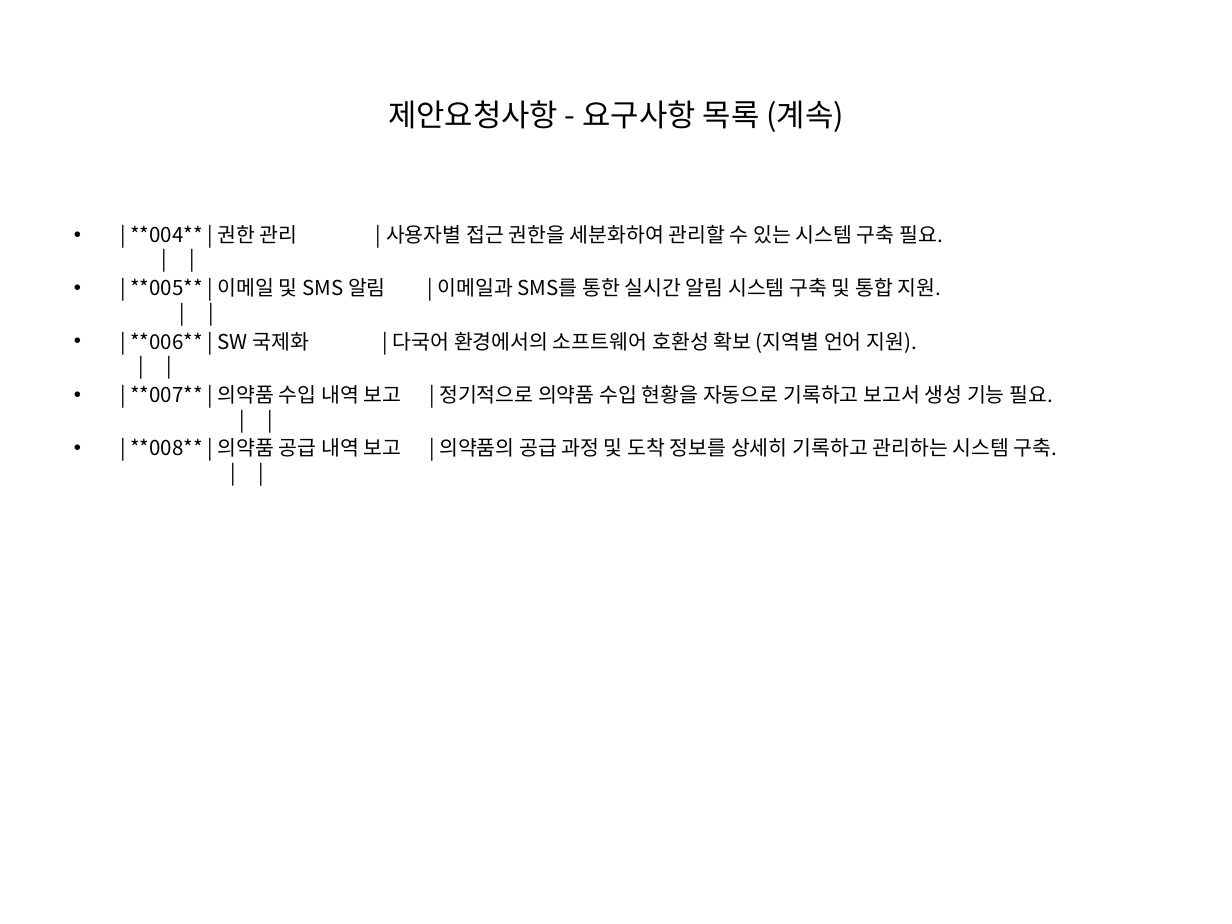
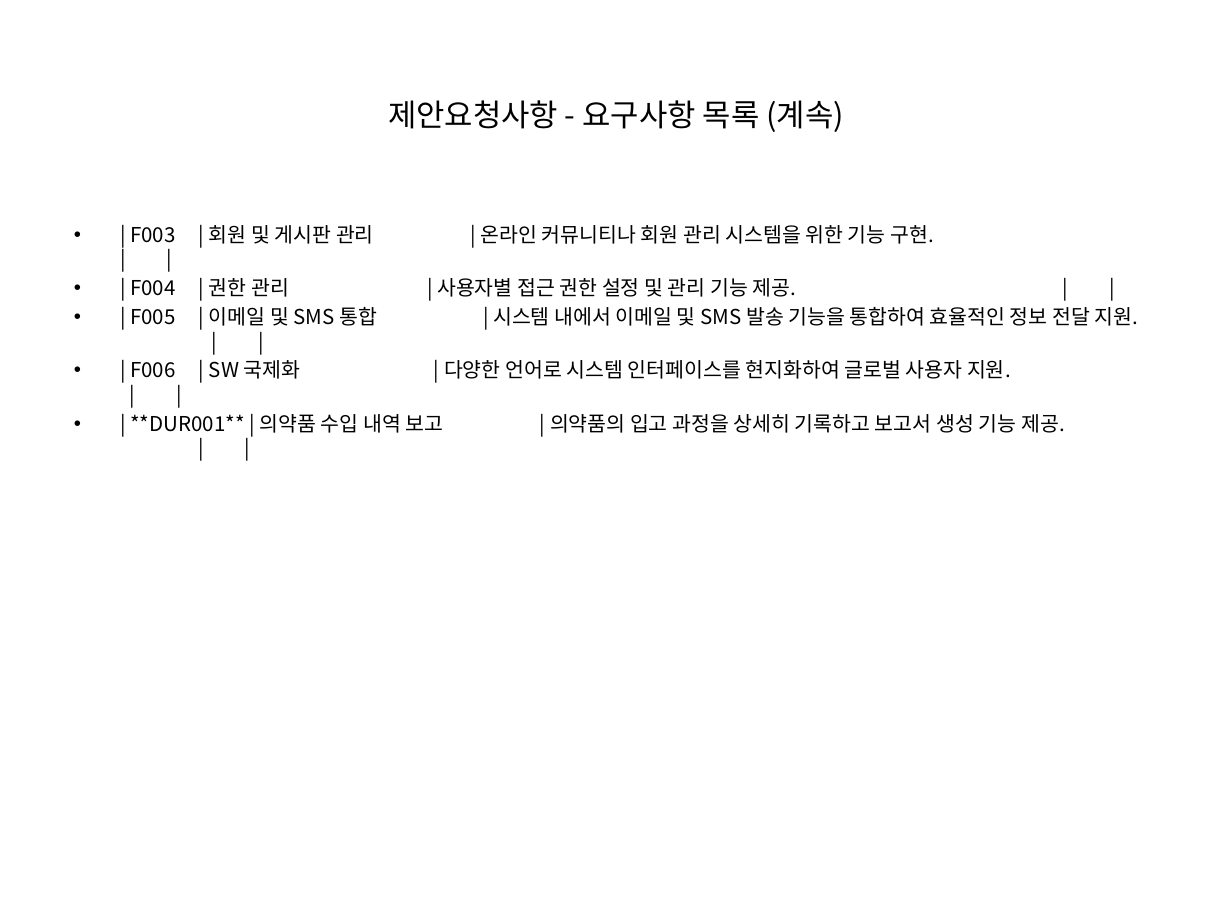
Before and after one commit to anskong/llm_mission, a slide deck: slide 23 of generated_ppt.pptx (slide 16 before the commit). Drawn at 1232x924 pixels with LibreOffice and Linux fonts; fonts in the diff are those of the drawing. Boxes give left, top, right and bottom in pixels: in the first picture for what was removed or moved away, otherwise in the second. Text is boxed around its words. In the diff, an @@ line names an element or a change of style, - is before the commit and + after.

```diff
--- a/generated_ppt.pptx
+++ b/generated_ppt.pptx
@@ text at <box>130,225,1139,433</box>: text changed @@
-• | **004** | 권한 관리 | 사용자별 접근 권한을 세분화하여 관리할 수 있는 시스템 구축 필요. | |
-• | **005** | 이메일 및 SMS 알림 | 이메일과 SMS를 통한 실시간 알림 시스템 구축 및 통합 지원. | |
-• | **006** | SW 국제화 | 다국어 환경에서의 소프트웨어 호환성 확보 (지역별 언어 지원). | |
-• | **007** | 의약품 수입 내역 보고 | 정기적으로 의약품 수입 현황을 자동으로 기록하고 보고서 생성 기능 필요. | |
-• | **008** | 의약품 공급 내역 보고 | 의약품의 공급 과정 및 도착 정보를 상세히 기록하고 관리하는 시스템 구축. | |
+• | F003 | 회원 및 게시판 관리 | 온라인 커뮤니티나 회원 관리 시스템을 위한 기능 구현. | |
+• | F004 | 권한 관리 | 사용자별 접근 권한 설정 및 관리 기능 제공. | |
+• | F005 | 이메일 및 SMS 통합 | 시스템 내에서 이메일 및 SMS 발송 기능을 통합하여 효율적인 정보 전달 지원. | |
+• | F006 | SW 국제화 | 다양한 언어로 시스템 인터페이스를 현지화하여 글로벌 사용자 지원. | |
+• | **DUR001** | 의약품 수입 내역 보고 | 의약품의 입고 과정을 상세히 기록하고 보고서 생성 기능 제공. | |
```
Also in this commit, not shown: 20 other slides changed, 7 slides added, 5 other files.
